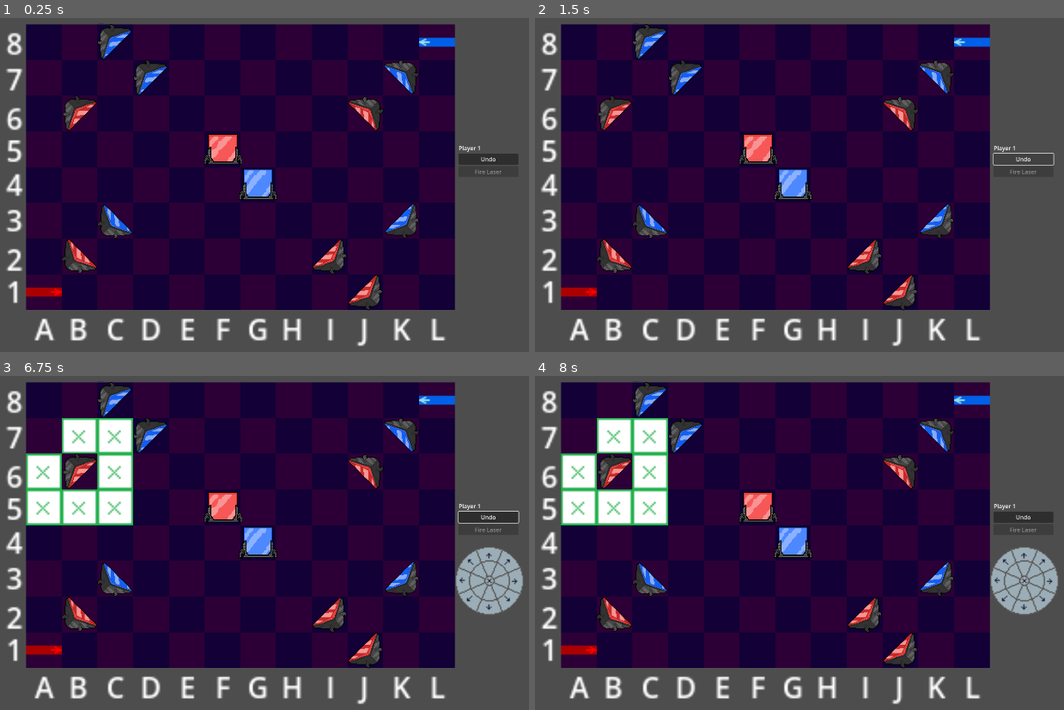
Above: before the commit, frames 1-4 (two rows, left to right).
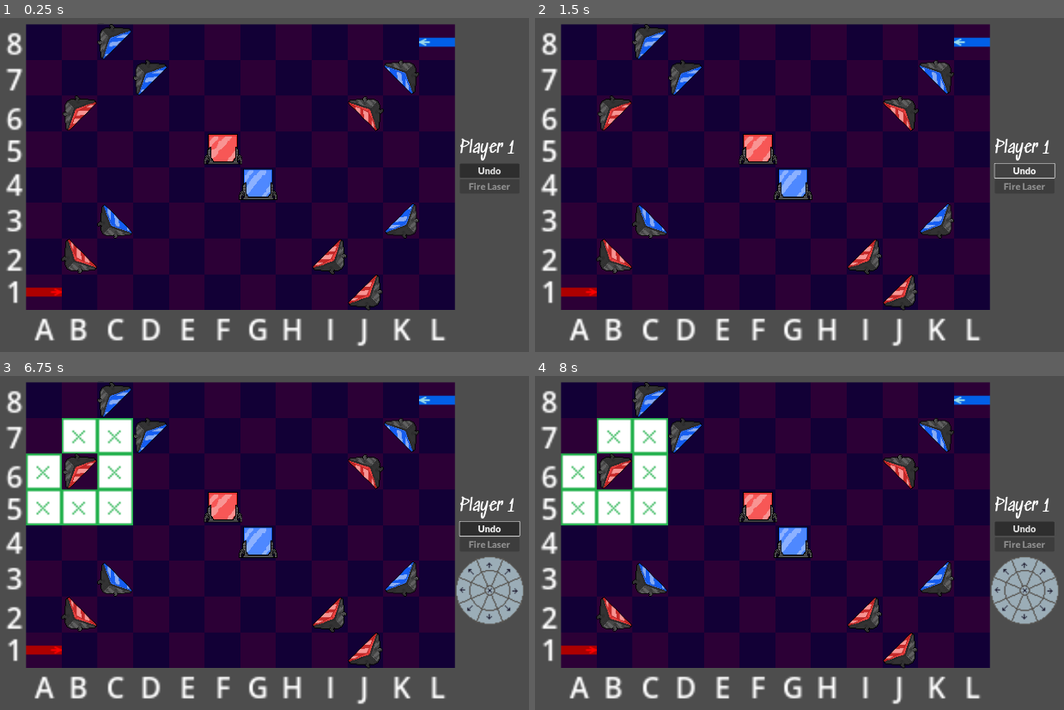
Above: after the commit, the same moments.

Repository: mzbrubak/Reflectix
Game: Godot game, scene res://Scenes/main.tscn
Same seed, same stepped clock (60 frames per second), same inputs: the game is played once before the commit and once after it.
Inputs (mouse positions are in pixels of both pictures, inside the frame that each line leads up to; where the layout moved, square brackets give the same spot in the first picture):
- Up to frame 1 (0.25 s): no input
- Up to frame 2 (1.5 s): click "Undo" at 0.5 s; click "Undo" at 1.25 s
- Up to frame 3 (6.75 s): click "Undo" at 2 s; tap Enter at 2.75, 4.25, 5.75 s; move the mouse to (428, 522) at 2.77 s; click (428, 522) at 2.92 s; tap Space at 3.5, 5, 6.5 s; move the mouse to (137, 563) at 3.52 s; click (137, 563) at 3.67 s; move the mouse to (343, 459) at 4.27 s; click (343, 459) at 4.42 s; move the mouse to (243, 619) at 5.02 s; click (243, 619) at 5.17 s; move the mouse to (481, 599) at 5.77 s; click (481, 599) at 5.92 s; move the mouse to (68, 486) at 6.52 s; click (68, 486) at 6.67 s
- Up to frame 4 (8 s): click (1026, 589) [1026, 579] at 7.25 s

The runs differ from the first frame. In frame 1, 0.7% of the frame differs, in the area x 86-99%, y 35-52%; in frame 2, 0.5%; in frame 3, 2.2%, in the area x 86-100%, y 35-75%; in frame 4, 2.1%.

Commit message:
UI Font Sedgewick_Ave Headline & Lato-Bold buttons

Diff:
--- a/Scenes/ui.tscn
+++ b/Scenes/ui.tscn
@@ -1,12 +1,24 @@
-[gd_scene load_steps=3 format=3 uid="uid://q1n7pyb7j2wj"]
+[gd_scene load_steps=5 format=3 uid="uid://q1n7pyb7j2wj"]
 
 [ext_resource type="Script" path="res://Scenes/ui.gd" id="1_7jko1"]
+[ext_resource type="FontFile" uid="uid://u3xv5vfc63a4" path="res://fonts/Sedgwick_Ave/SedgwickAve-Regular.ttf" id="2_g1ayi"]
 [ext_resource type="PackedScene" uid="uid://bn4d7culqq377" path="res://Scenes/rotation_ui.tscn" id="2_rl77h"]
+[ext_resource type="FontFile" uid="uid://cg7xhypjiany5" path="res://fonts/Lato/Lato-Black.ttf" id="3_of26l"]
 
 [node name="UI Layer" type="CanvasLayer"]
 offset = Vector2(-282, -69)
 transform = Transform2D(1, 0, 0, 1, -282, -69)
 script = ExtResource("1_7jko1")
+
+[node name="ActivePlayer" type="Label" parent="."]
+offset_left = 1757.0
+offset_top = 476.5
+offset_right = 1924.0
+offset_bottom = 535.5
+theme_override_fonts/font = ExtResource("2_g1ayi")
+theme_override_font_sizes/font_size = 46
+text = "Player 1
+"
 
 [node name="VBoxContainer" type="VBoxContainer" parent="."]
 anchors_preset = 6
@@ -14,26 +26,30 @@
 anchor_top = 0.5
 anchor_right = 1.0
 anchor_bottom = 0.5
-offset_left = -167.0
-offset_top = -33.0
-offset_bottom = 33.0
+offset_left = -164.0
+offset_top = 9.0
+offset_right = 3.0
+offset_bottom = 101.0
 grow_horizontal = 0
 grow_vertical = 2
 
-[node name="ActivePlayer" type="Label" parent="VBoxContainer"]
-layout_mode = 2
-text = "Player 1"
-
 [node name="Undo" type="Button" parent="VBoxContainer"]
 layout_mode = 2
+theme_override_fonts/font = ExtResource("3_of26l")
+theme_override_font_sizes/font_size = 26
 text = "Undo"
 
 [node name="End Turn" type="Button" parent="VBoxContainer"]
 layout_mode = 2
+theme_override_fonts/font = ExtResource("3_of26l")
+theme_override_font_sizes/font_size = 26
 disabled = true
 text = "Fire Laser"
 
-[node name="RotationUI" parent="." instance=ExtResource("2_rl77h")]
+[node name="Node2D" type="Node2D" parent="."]
+position = Vector2(1, 27)
+
+[node name="RotationUI" parent="Node2D" instance=ExtResource("2_rl77h")]
 custom_minimum_size = Vector2(64, 64)
 anchors_preset = 0
 anchor_right = 0.0
